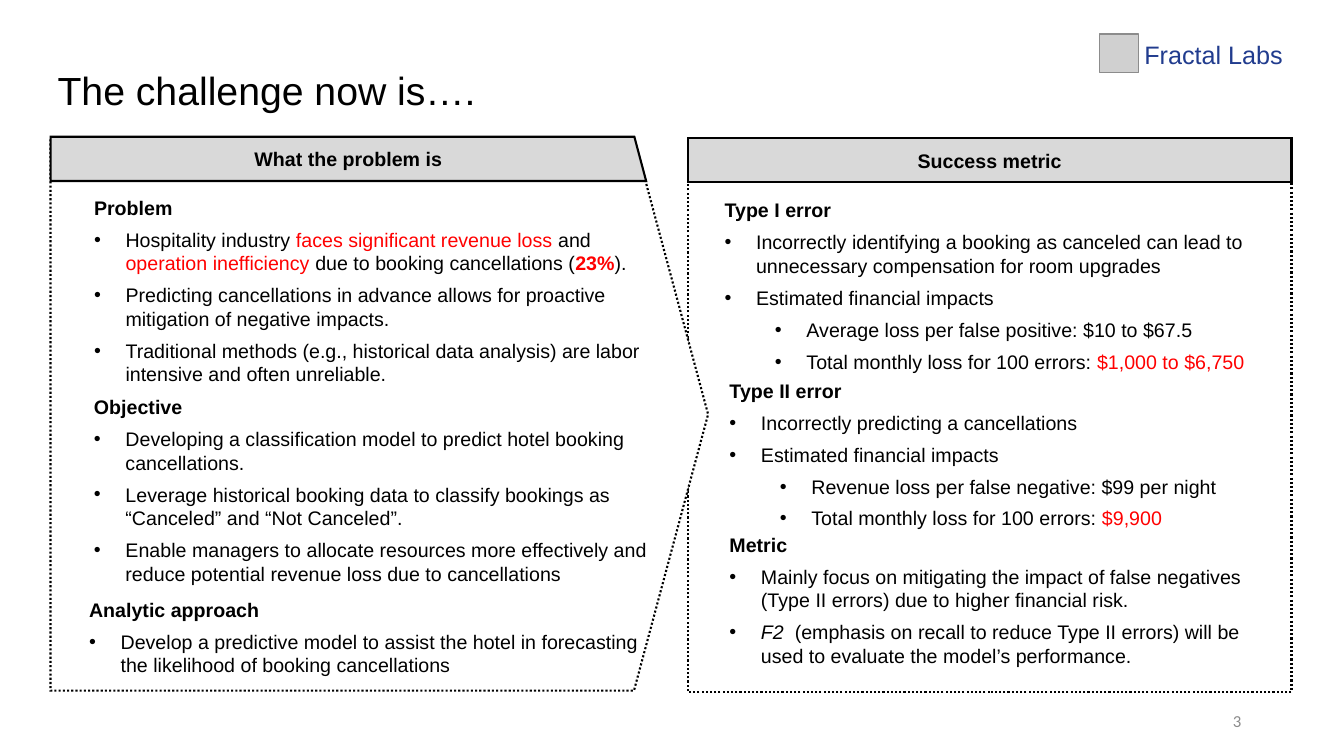
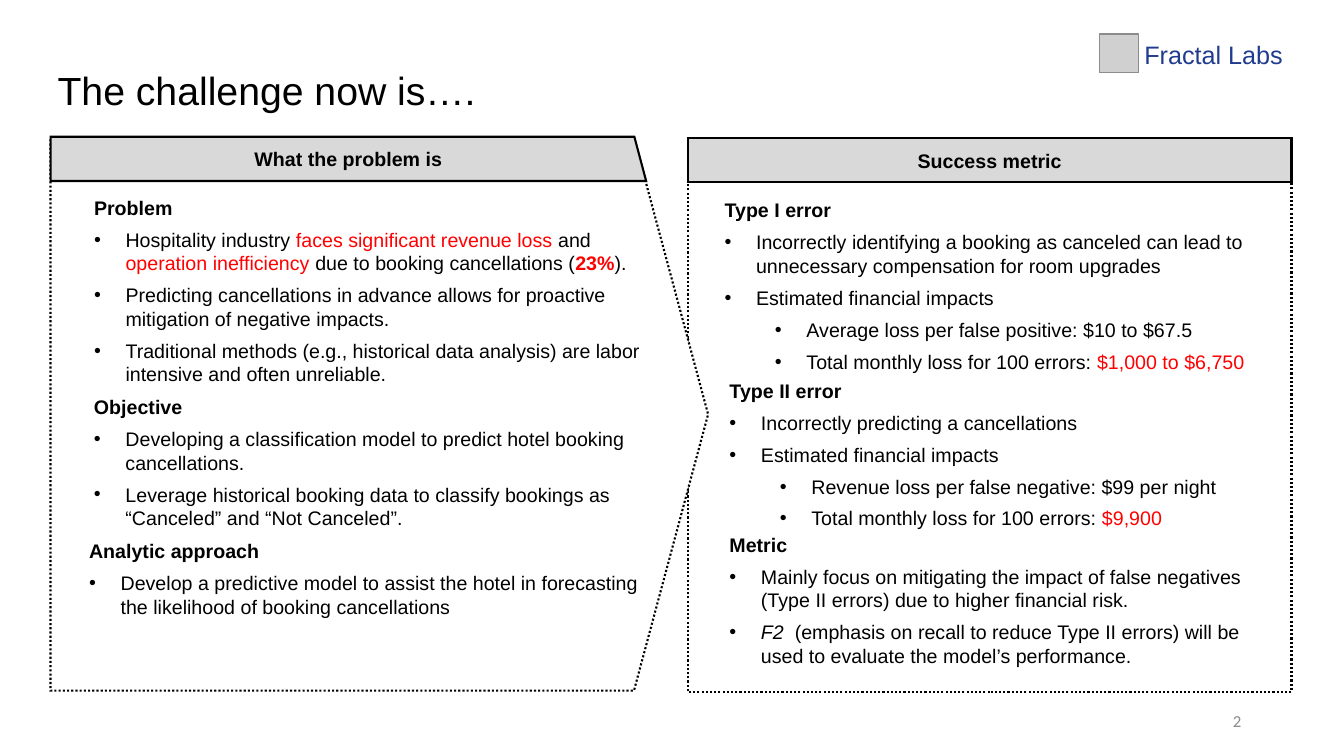
Before and after one commit to LingAdeu/hotel-booking-cancelation-prediction, a slide deck: slide 2 of docs/hotel-cancellation.pptx (slide 3 before the commit). Drawn at 1344x756 pixels with LibreOffice and Linux fonts; fonts in the diff are those of the drawing; grey boxes stand for pictures. Boxes give left, top, right and bottom in pixels: in the first picture for what was removed or moved away, otherwise in the second. Text is boxed around its words. In the diff, an @@ line names an element or a change of style, - is before the commit and + after.

```diff
--- a/docs/hotel-cancellation.pptx
+++ b/docs/hotel-cancellation.pptx
@@ text "Analytic approach": place and size @@
-text "Analytic approach" at <box>89,602,638,676</box>
+text "Analytic approach" at <box>89,543,638,618</box>
@@ text at <box>125,542,647,585</box>: paragraph removed @@
-• Enable managers to allocate resources more effectively and reduce potential revenue loss due to cancellations
@@ page number at <box>1233,716,1241,727</box>: text changed @@
-3
+2
```
Also in this commit, not shown: 6 other slides changed, 2 slides removed, 3 other files.
